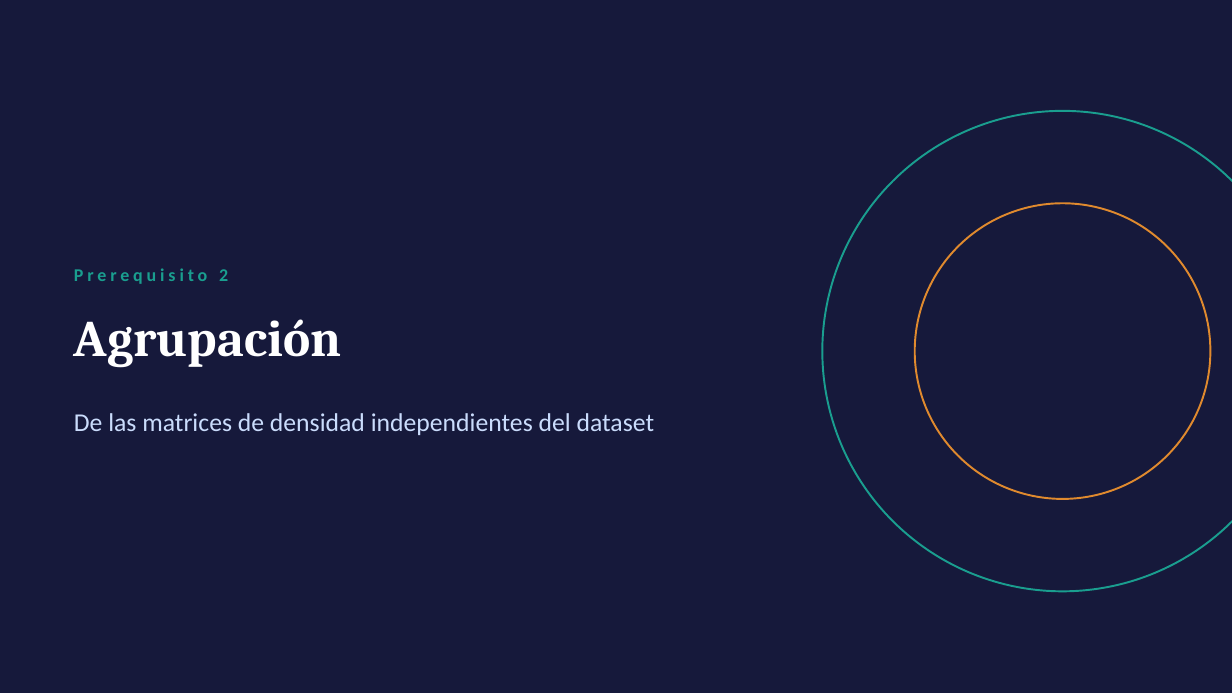
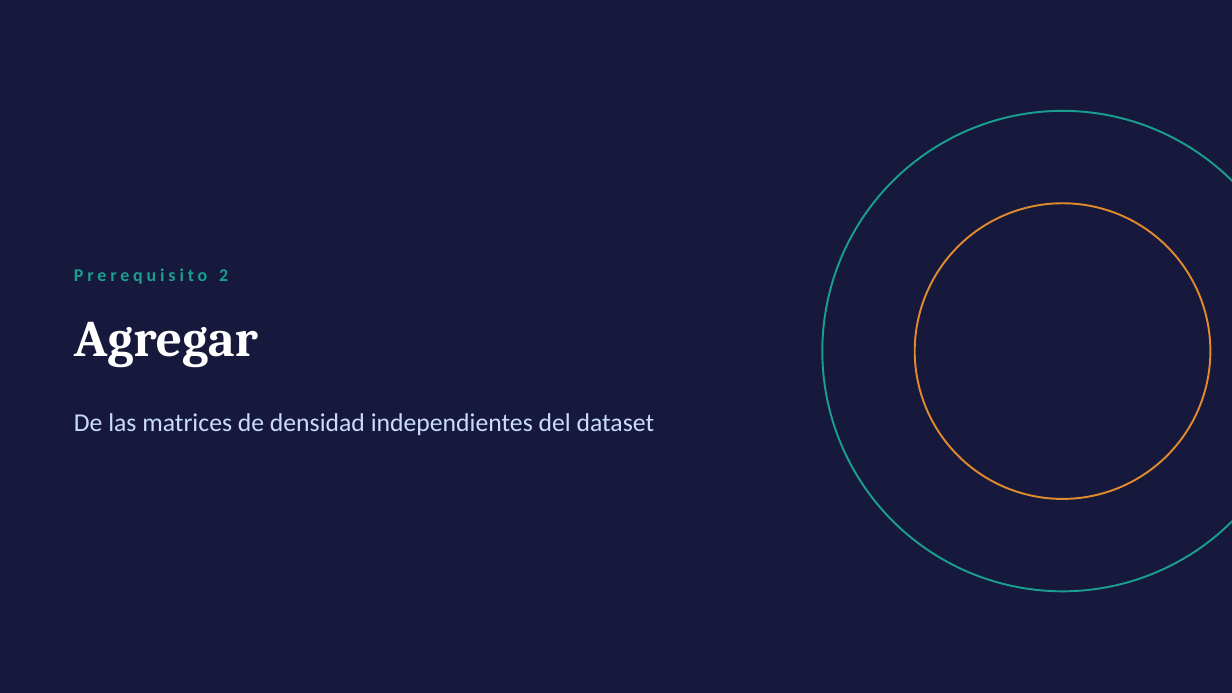
Before and after one commit to tomasSiSa18/TesisPregrado, a slide deck: slide 15 of PresentacionSemana8/PresentacionSemana8.pptx (slide 14 before the commit). Drawn at 1232x693 pixels with LibreOffice and Linux fonts; fonts in the diff are those of the drawing. Boxes give left, top, right and bottom in pixels: in the first picture for what was removed or moved away, otherwise in the second. Text is boxed around its words. In the diff, an @@ line names an element or a change of style, - is before the commit and + after.

```diff
--- a/PresentacionSemana8/PresentacionSemana8.pptx
+++ b/PresentacionSemana8/PresentacionSemana8.pptx
@@ text at box(74, 321, 258, 368): text changed @@
-Agrupación
+Agregar
```
Also in this commit, not shown: 10 other slides changed, 4 slides added.
